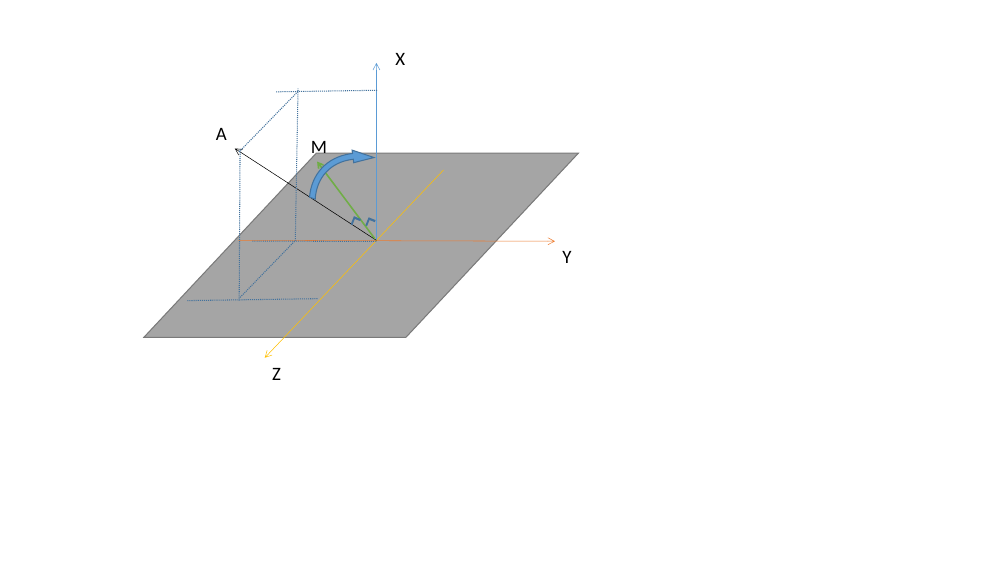
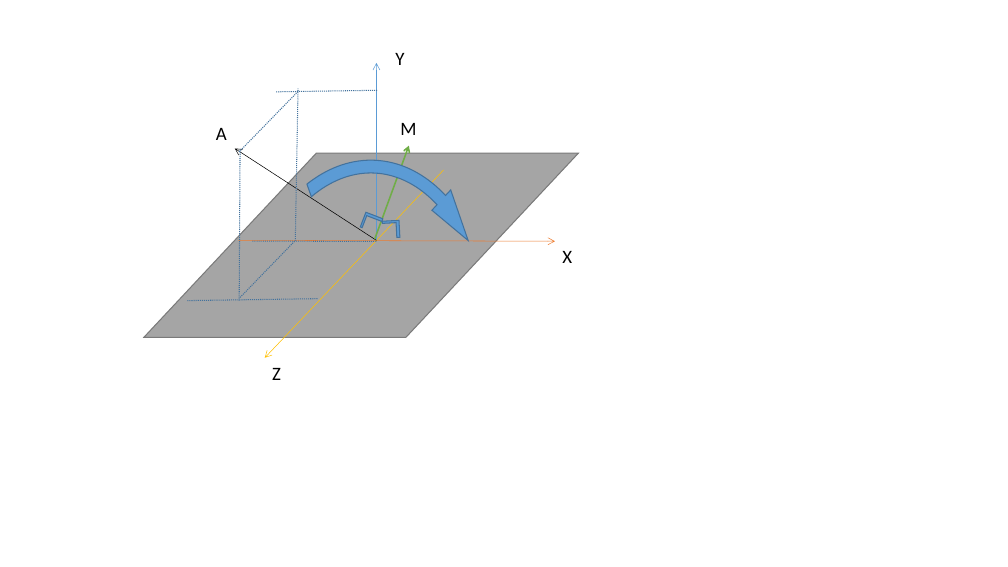
Before and after one commit to LightningBilly/3DAlgorithm, a slide deck: slide 3 of demos/rotate/旋转矩阵.pptx (slide 2 before the commit). Drawn at 1008x567 pixels with LibreOffice and Linux fonts; fonts in the diff are those of the drawing. Boxes give left, top, right and bottom in pixels: in the first picture for what was removed or moved away, otherwise in the second. Text is boxed around its words. In the diff, an @@ line names an element or a change of style, - is before the commit and + after.

```diff
--- a/demos/rotate/旋转矩阵.pptx
+++ b/demos/rotate/旋转矩阵.pptx
@@ text at box(395, 53, 404, 65): text changed @@
-X
+Y
@@ text "M" rewrapped from box(311, 138, 327, 159) to box(400, 123, 416, 135) @@
@@ circular arrow at box(217, 146, 514, 557): rotation 133 to 183 degrees @@
@@ arrow moved from (375, 239) - (317, 162) to (375, 239) - (409, 146) @@
@@ corner at box(360, 212, 383, 234): rotation 112 to 111 degrees @@
@@ corner at box(382, 220, 400, 238): rotation 112 to 177 degrees @@
@@ text at box(562, 251, 572, 263): text changed @@
-Y
+X
```
Also in this commit, not shown: 2 other slides changed, 1 slide added, 9 other files.
